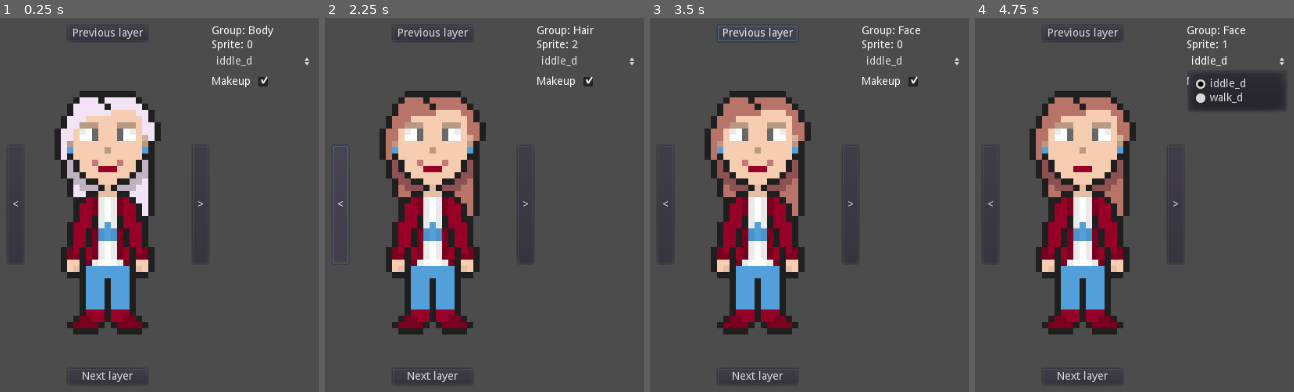
Above: before the commit, frames 1-4 (left to right).
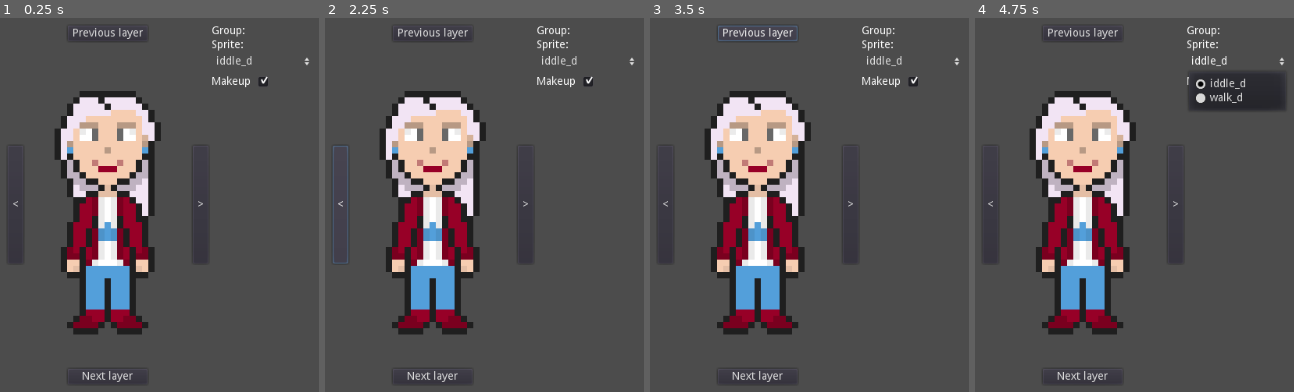
Above: after the commit, the same moments.

Repository: PKGaspi/godot-LayeredSprite
Game: Godot game, scene res://Game.tscn
The game is run twice, just before and just after one commit, with the same random seed, the same clock (stepped at 60 frames per second) and the same inputs.
Inputs:
- Up to frame 1 (0.25 s): no input
- Up to frame 2 (2.25 s): click "Next layer" at 0.5 s; click "Next layer" at 1.25 s; click "<" at 2 s
- Up to frame 3 (3.5 s): click "Previous layer" at 2.75 s
- Up to frame 4 (4.75 s): click ">" at 3.5 s; click "iddle_d" at 4.25 s

The runs differ from the first frame. In frame 1, 0.1% of the frame differs, in the area x 77-86%, y 1-9%; in frame 2, 2.7%; in frame 3, 2.7%; in frame 4, 2.7%, in the area x 19-85%, y 2-53%.
Error after the commit: Invalid get index '-9223372036854775808' (on base: 'Array'). (res://LayeredSpriteCloset.gd:46)

Commit message:
Minor rename changes

Diff:
--- a/Game.gd
+++ b/Game.gd
@@ -13,6 +13,8 @@
 	for animation in animations:
 		animations_option.add_item(animation, i)
 		i += 1
+	print(layered_sprite.get_layer_position("Body"))
+	print(layered_sprite.get_layer_position("Shoes"))
 
 
 func _input(event: InputEvent) -> void:
@@ -21,8 +23,8 @@
 
 
 func _physics_process(_delta: float) -> void:
-	group_label.text = closet.current_group_name
-	sprite_label.text = str(closet.current_group.sprite_index)
+	group_label.text = closet.current_group.name
+	sprite_label.text = str(closet.current_group.asset_index)
 
 
 func exit_game(exit_code: int = 0) -> void:
--- a/Game.tscn
+++ b/Game.tscn
@@ -252,10 +252,10 @@
 [node name="LayeredSpriteCloset" type="Node" parent="."]
 script = ExtResource( 12 )
 _layered_sprite_path = NodePath("../LayeredSprite")
-_groups = [ ExtResource( 19 ), ExtResource( 14 ), ExtResource( 13 ), ExtResource( 17 ), ExtResource( 15 ), ExtResource( 16 ), ExtResource( 18 ) ]
-[connection signal="button_up" from="MarginContainer/HBoxContainer/LeftRow/LeftButton" to="LayeredSpriteCloset" method="previous_sprite"]
+groups = [ ExtResource( 19 ), ExtResource( 14 ), ExtResource( 13 ), ExtResource( 17 ), ExtResource( 18 ), ExtResource( 15 ), ExtResource( 16 ) ]
+[connection signal="button_up" from="MarginContainer/HBoxContainer/LeftRow/LeftButton" to="LayeredSpriteCloset" method="previous_asset"]
 [connection signal="button_up" from="MarginContainer/HBoxContainer/CenterRow/UpButton" to="LayeredSpriteCloset" method="previous_group"]
 [connection signal="button_up" from="MarginContainer/HBoxContainer/CenterRow/DownButton" to="LayeredSpriteCloset" method="next_group"]
-[connection signal="button_up" from="MarginContainer/HBoxContainer/Right/RightButton" to="LayeredSpriteCloset" method="next_sprite"]
+[connection signal="button_up" from="MarginContainer/HBoxContainer/Right/RightButton" to="LayeredSpriteCloset" method="next_asset"]
 [connection signal="item_selected" from="MarginContainer/HBoxContainer/Values/Animations" to="." method="_on_Animations_item_selected"]
 [connection signal="toggled" from="MarginContainer/HBoxContainer/Values/Makeup/CheckBox" to="." method="_on_CheckBox_toggled"]
